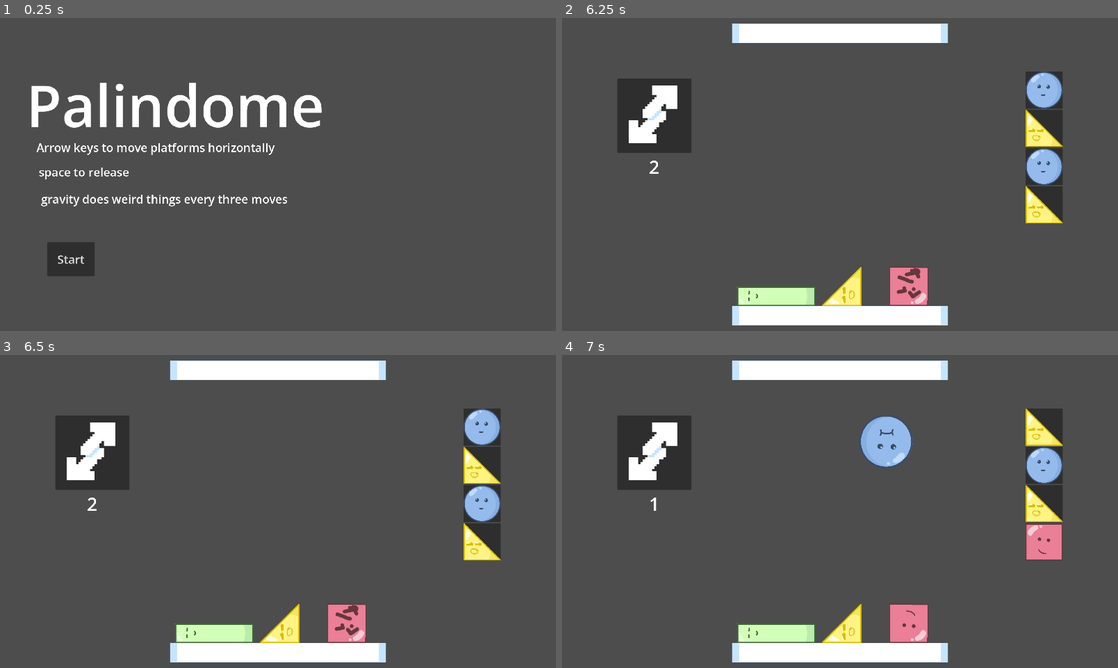
Above: before the commit, frames 1-4 (two rows, left to right).
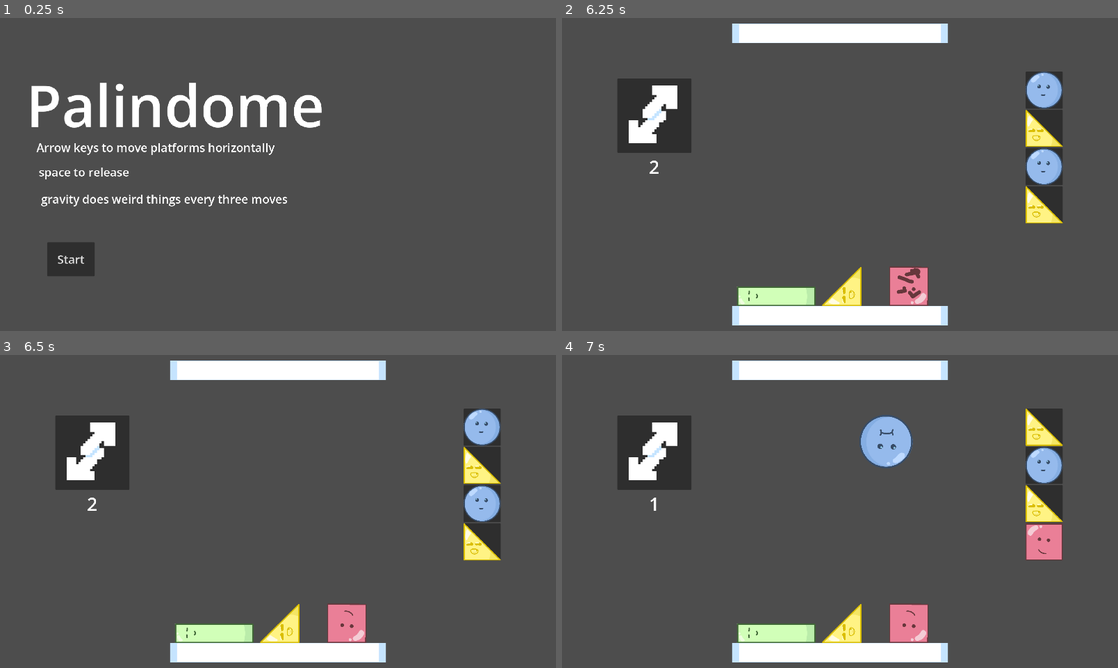
Above: after the commit, the same moments.

Repository: nullishew/game-jam-palindome
Game: Godot game, scene res://scenes/menu.tscn
Two runs of this game, one before a commit and one after it. Both use one fixed random seed, a clock stepped at 60 frames per second and the inputs below.
Inputs:
- Up to frame 1 (0.25 s): no input
- Up to frame 2 (6.25 s): click "Start" at 0.5 s; tap Enter (ui_accept) at 1.25, 1.52, 2.27, 3.77, 4.52, 5.27 s; hold Right (ui_right) 1.28-2.03 s; hold Left (ui_left) 2.03-2.78 s; hold Right (ui_right) 2.78-4.28 s; hold Left (ui_left) from 4.28 s (still down)
- Up to frame 3 (6.5 s): keep holding Left (ui_left)
- Up to frame 4 (7 s): release Left (ui_left) at 6.53 s; hold Right (ui_right) from 6.53 s (still down); tap Enter (ui_accept) at 6.77 s

Frames 1-2 are identical in both runs. In frame 3, 0.2% of the frame differs, in the area x 60-65%, y 79-90%; in frame 4, nothing differs.

Commit message:
adjusted impact detection visuals. no work sad

Diff:
--- a/scripts/piece.gd
+++ b/scripts/piece.gd
@@ -61,11 +61,11 @@
 
 	# detect falling onto things
 	var vel_along_g: float = abs(linear_velocity.y)
-	if _prev_vel_y > 2 and vel_along_g < 2:
+	if _prev_vel_y > 20 and vel_along_g < 2:
 		_impact_timer = impact_sprite_time
 	_prev_vel_y = vel_along_g
 	var in_contact := state.get_contact_count() > 0
-	if not _was_in_contact and in_contact and _prev_vel_y > 2:
+	if not _was_in_contact and in_contact and _prev_vel_y > 30:
 		_impact_timer = impact_sprite_time
 	_was_in_contact = in_contact
 
